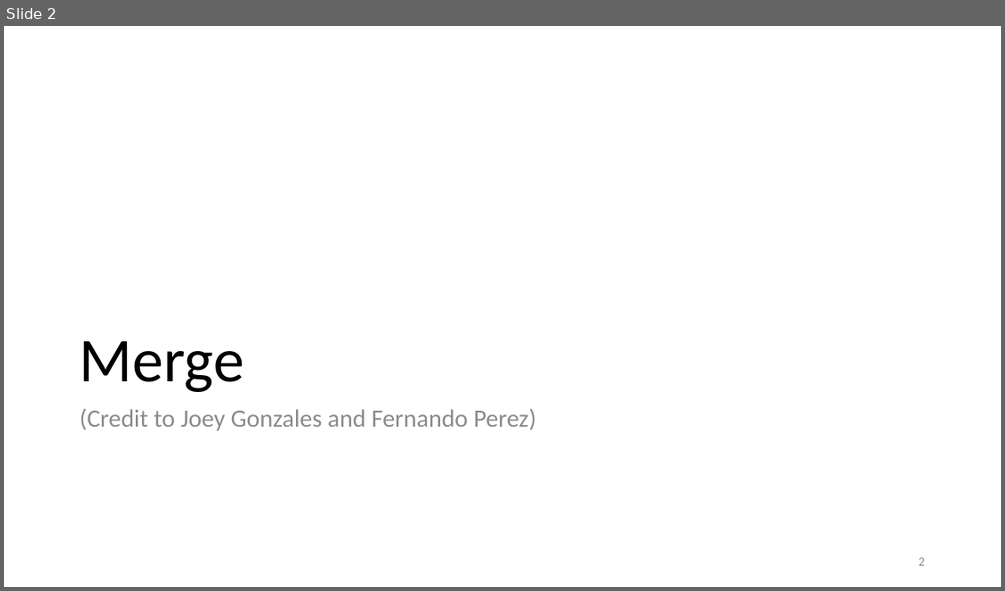
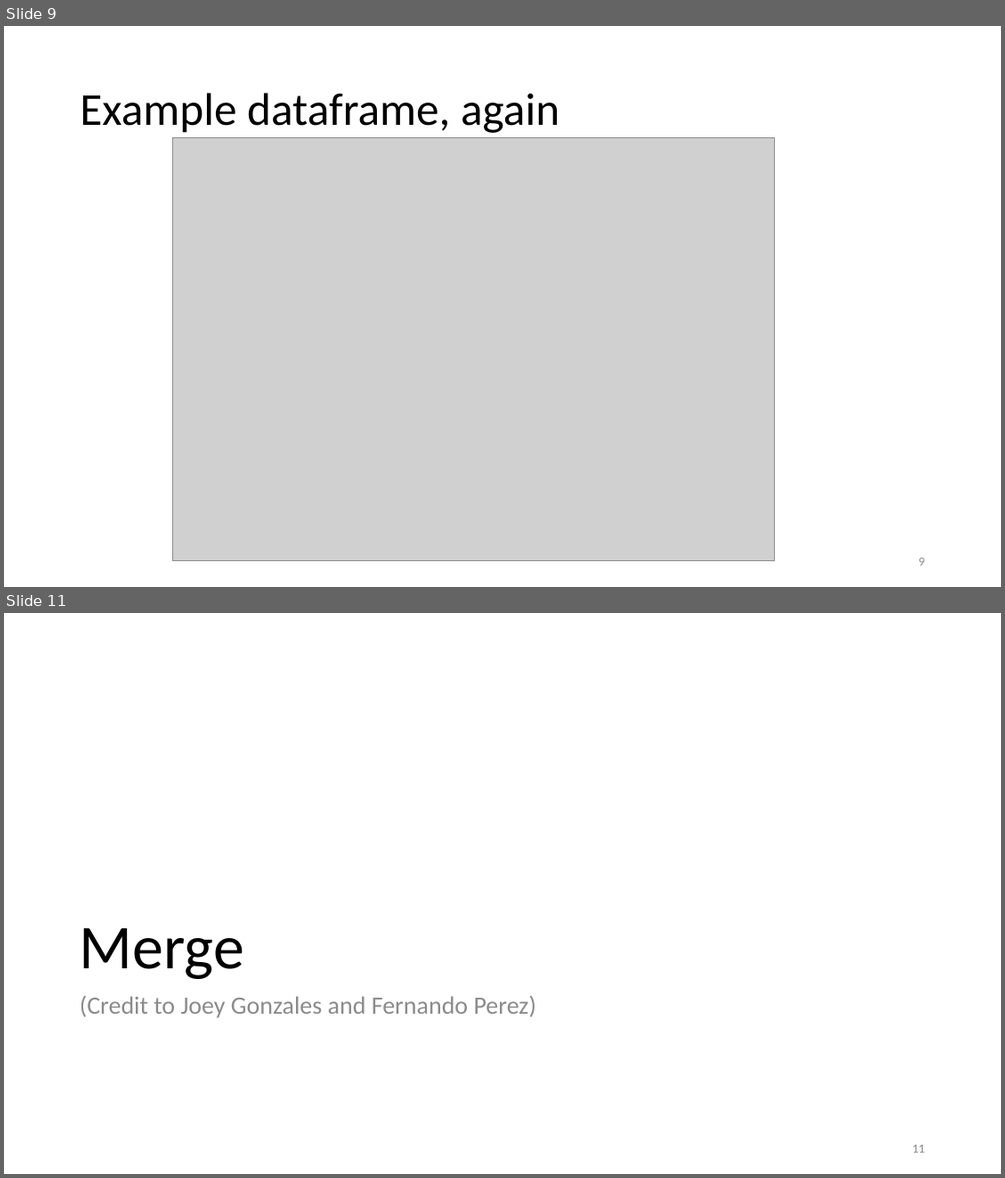
Before and after one commit to duncancallaway/ER131_2023, a slide deck: lecture/Lecture 04 Sept 5/04 Merge-Groupby.pptx. Shown one above the other, each under a label of ours: slide 2 before the commit, slides 9 and 11 after it; the slides between them are not shown. The pictures are 1005x591 and 1005x1178 pixels, drawn with LibreOffice and Linux fonts; fonts in the diff are those of the drawing; grey boxes stand for pictures. Boxes give left, top, right and bottom in pixels: in the first picture for what was removed or moved away, otherwise in the second. Text is boxed around its words. In the diff, an @@ line names an element or a change of style, - is before the commit and + after.

```diff
--- a/lecture/Lecture 04 Sept 5/04 Merge-Groupby.pptx
+++ b/lecture/Lecture 04 Sept 5/04 Merge-Groupby.pptx
@@ slide 9 added at (x1=4, y1=26, x2=1001, y2=587), background #FFFFFF @@
@@ title added at (x1=80, y1=93, x2=559, y2=133), 44 pt, text #000000 @@
+Example dataframe, again
@@ picture added at (x1=172, y1=137, x2=774, y2=561) @@
@@ page number added at (x1=918, y1=557, x2=924, y2=565), 12 pt, text #8C8C8C @@
+9
@@ what was slide 2 is now slide 11 @@
@@ page number at (x1=912, y1=1144, x2=924, y2=1152): text changed @@
-2
+11
```
Also in this commit, not shown: 3 slides changed, 10 other slides added, 9 other files.
